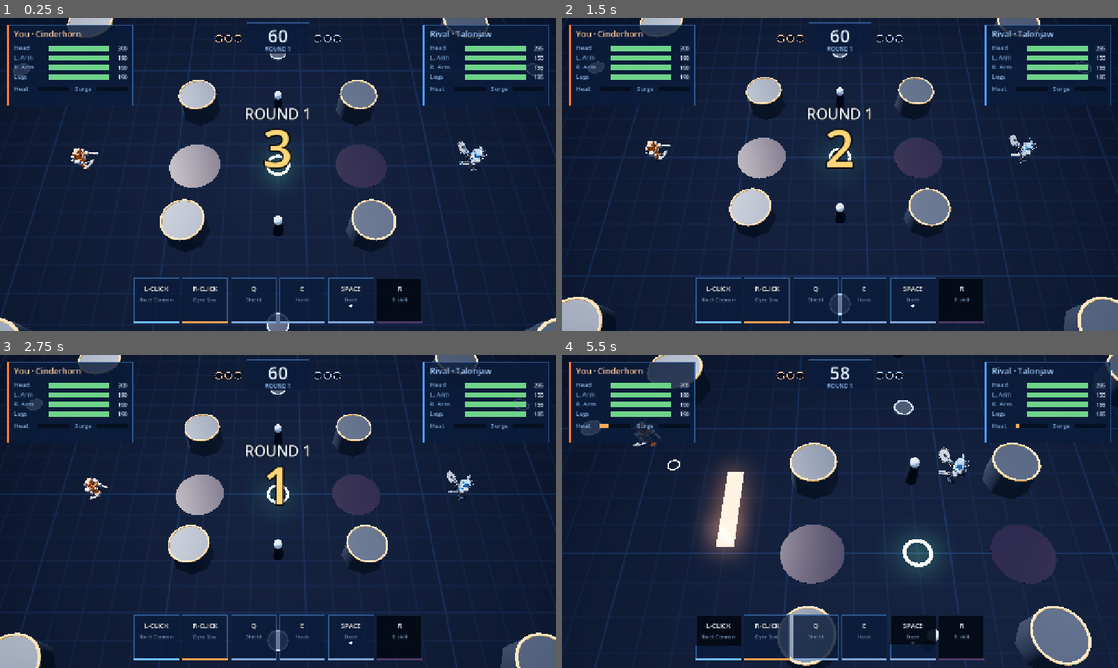
Above: before the commit, frames 1-4 (two rows, left to right).
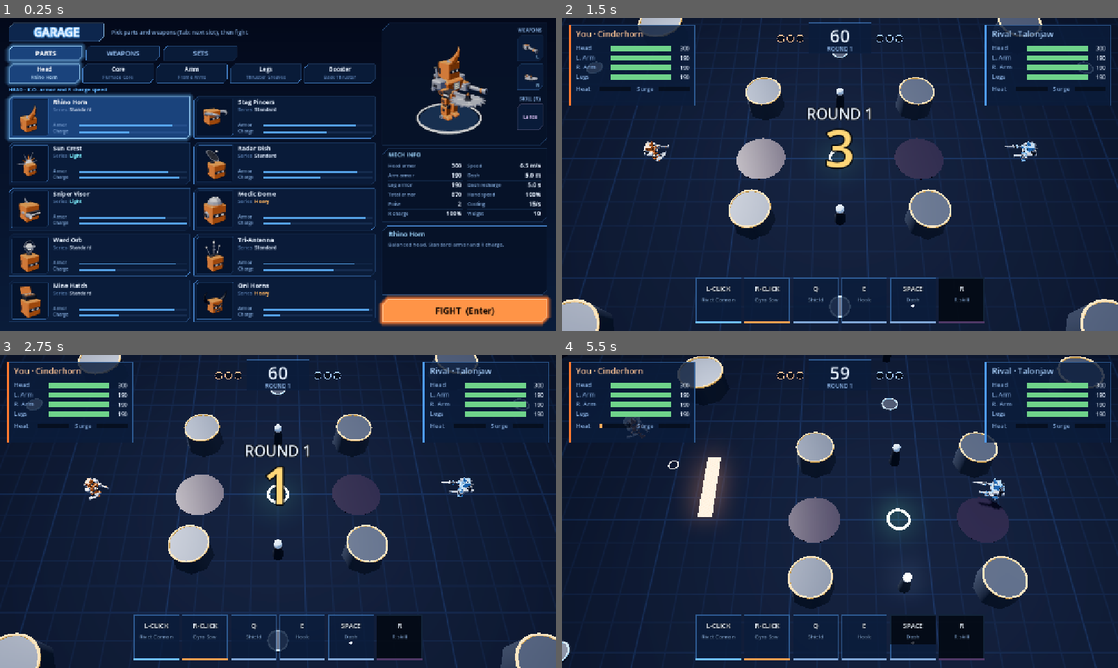
Above: after the commit, the same moments.

Repository: Vegm92/mech-duel
Game: Godot game, scene res://main.tscn
Same seed, same stepped clock (60 frames per second), same inputs: the game is played once before the commit and once after it.
Inputs (mouse positions are in pixels of both pictures, inside the frame that each line leads up to):
- Up to frame 1 (0.25 s): no input
- Up to frame 2 (1.5 s): click (1029, 309) at 0.5 s, where only the run after the commit has a clickable "FIGHT (Enter)"; tap Enter at 1.25, 1.35 s; move the mouse to (962, 158) at 1.27 s; hold D from 1.28 s (still down); click (962, 158) at 1.42 s
- Up to frame 3 (2.75 s): tap Space at 1.52, 2.27 s; tap Keypad Enter at 1.55, 2.1 s; move the mouse to (166, 527) at 2.02 s; release D at 2.03 s; hold S from 2.03 s (still down); click (166, 527) at 2.17 s; tap E at 2.3 s
- Up to frame 4 (5.5 s): move the mouse to (895, 442) at 2.77 s; release S at 2.78 s; hold D 2.78-3.53 s; tap E at 2.85, 4.55 s; click (895, 442) at 2.92 s; tap Enter at 3.05, 3.6, 5.3 s; move the mouse to (812, 574) at 3.52 s; hold W 3.53-4.28 s; click (812, 574) at 3.67 s; tap Space at 3.77, 4.52, 5.27 s; tap Keypad Enter at 3.8, 4.35 s; move the mouse to (1006, 558) at 4.27 s; hold A from 4.28 s (still down); click (1006, 558) at 4.42 s; move the mouse to (673, 464) at 5.02 s; tap Tab at 5.1 s; click (673, 464) at 5.17 s

The runs differ from the first frame. In frame 1, 39% of the frame differs, in the area x 0-100%, y 0-100%; in frame 2, 3.7%; in frame 3, 0.3%; in frame 4, 20%.

Commit message:
feat(godot): game opens on the garage and remembers your bot
Same flow as the JS game: the game starts in the garage, FIGHT saves
your bot to user://loadout.cfg and starts the match, Enter after the
match goes back to the garage. Esc now shows three buttons: Resume,
Restart match, Quit to garage (strings from i18n.js, en and es).
Look checks (--autopilot, --shot with --at) skip the garage, use the
default bot and never save.

Fixes a bounce found while building it: the Enter that leaves the
match no longer reaches the garage as FIGHT. New test plays the loop
(match over, Enter, FIGHT with a set, pause, Quit to garage) and fails
without that fix.

Story: Godot garage, step 3 of 4 (fight, back, save).
Evidence: production/qa/evidence/godot-pause-menu-2026-10-26.png,
production/qa/evidence/godot-match-over-2026-10-26.png

Co-Authored-By: Claude Opus 5.5 <noreply@anthropic.com>

Diff:
--- a/godot/src/hud.gd
+++ b/godot/src/hud.gd
@@ -2,6 +2,7 @@
 
 const Sim = preload("res://src/sim.gd")
 const Mech = preload("res://src/mech.gd")
+const Garage = preload("res://src/garage.gd")
 
 const PANEL := Color(0.04, 0.11, 0.23, 0.82)
 const EDGE := Color(0.31, 0.59, 0.9, 0.5)
@@ -12,12 +13,17 @@
 const PARTS := ["head", "larm", "rarm", "legs"]
 const SLOTS := [["left", "capLmb"], ["right", "capRmb"], ["shield", "capQ"], ["hook", "capE"], ["dash", "capSpace"], ["ult", "capR"]]
 
+signal resume
+signal restart
+signal quit
+
 var state: Dictionary
 var paused := false
 var canvas: Control
 var font: Font
 var top := {}
 var last := {}
+var menu: VBoxContainer
 
 
 func _ready() -> void:
@@ -27,9 +33,30 @@
 	canvas.mouse_filter = Control.MOUSE_FILTER_IGNORE
 	canvas.draw.connect(paint)
 	add_child(canvas)
+	menu = VBoxContainer.new()
+	menu.add_theme_constant_override("separation", 10)
+	menu.set_anchors_preset(Control.PRESET_CENTER)
+	menu.grow_horizontal = Control.GROW_DIRECTION_BOTH
+	menu.offset_top = -40
+	for row in [["mResume", resume], ["mRestart", restart], ["mGarage", quit]]:
+		var b := Button.new()
+		b.text = row[0]
+		b.custom_minimum_size = Vector2(280, 46)
+		b.focus_mode = Control.FOCUS_NONE
+		b.mouse_default_cursor_shape = Control.CURSOR_POINTING_HAND
+		b.add_theme_font_size_override("font_size", 18)
+		b.add_theme_stylebox_override("normal", Garage.plate(Garage.CARD, Garage.LINE, 1, 8))
+		for s in ["hover", "pressed", "hover_pressed"]:
+			b.add_theme_stylebox_override(s, Garage.plate(Garage.SEL, Garage.HI, 2, 8))
+		b.add_theme_stylebox_override("focus", StyleBoxEmpty.new())
+		b.pressed.connect(row[1].emit)
+		menu.add_child(b)
+	menu.visible = false
+	add_child(menu)
 
 
 func _process(_dt: float) -> void:
+	menu.visible = paused and visible
 	canvas.queue_redraw()
 
 
@@ -68,8 +95,8 @@
 	callouts(size)
 	if paused:
 		canvas.draw_rect(Rect2(Vector2.ZERO, size), Color(0, 0, 0, 0.5))
-		label(tr("mPaused"), Vector2(0, size.y * 0.45), 72, TEXT, HORIZONTAL_ALIGNMENT_CENTER, size.x, 10)
-		label(tr("pauseHint"), Vector2(0, size.y * 0.45 + 46), 22, DIM, HORIZONTAL_ALIGNMENT_CENTER, size.x, 6)
+		label(tr("mPaused"), Vector2(0, size.y * 0.3), 72, TEXT, HORIZONTAL_ALIGNMENT_CENTER, size.x, 10)
+		label(tr("pauseHint"), Vector2(0, size.y * 0.3 + 46), 22, DIM, HORIZONTAL_ALIGNMENT_CENTER, size.x, 6)
 
 
 func mech_panel(m: Dictionary, at: Vector2, title: String) -> void:
@@ -194,7 +221,7 @@
 		"over":
 			var won: bool = state.score[0] > state.score[1]
 			label(tr("victory") if won else tr("defeat"), Vector2(0, cy + 30), 120, Mech.TEAM_LIGHT[0] if won else Mech.TEAM_LIGHT[1], HORIZONTAL_ALIGNMENT_CENTER, w, 14)
-			label(tr("again"), Vector2(0, cy + 84), 26, TEXT, HORIZONTAL_ALIGNMENT_CENTER, w, 8)
+			label(tr("rematch"), Vector2(0, cy + 84), 26, TEXT, HORIZONTAL_ALIGNMENT_CENTER, w, 8)
 		"fight":
 			var go = has_fx("fight")
 			if go != null:
--- a/godot/src/i18n.gd
+++ b/godot/src/i18n.gd
@@ -23,7 +23,10 @@
 		"draw": "Draw",
 		"victory": "VICTORY",
 		"defeat": "DEFEAT",
-		"again": "Press Enter to fight again",
+		"rematch": "Press Enter to go back to the garage",
+		"mResume": "Resume",
+		"mRestart": "Restart match",
+		"mGarage": "Quit to garage",
 		"mPaused": "PAUSED",
 		"pauseHint": "Esc to resume · L language",
 		"closing": "SUDDEN DEATH",
@@ -334,7 +337,10 @@
 		"draw": "Empate",
 		"victory": "VICTORIA",
 		"defeat": "DERROTA",
-		"again": "Pulsa Enter para volver a pelear",
+		"rematch": "Pulsa Enter para volver al taller",
+		"mResume": "Seguir",
+		"mRestart": "Reiniciar combate",
+		"mGarage": "Salir al taller",
 		"mPaused": "PAUSA",
 		"pauseHint": "Esc para seguir · L idioma",
 		"closing": "MUERTE SÚBITA",
--- a/godot/src/main.gd
+++ b/godot/src/main.gd
@@ -9,6 +9,7 @@
 const Garage = preload("res://src/garage.gd")
 
 const PITCH := deg_to_rad(60.0)
+const SAVE := "user://loadout.cfg"
 const CAMS := [[], [0.6, 0.3, 5.0, true], [PI / 2, 0.12, 5.0, true], [PI + 0.6, 0.4, 5.0, true], [PI / 2, PITCH, 6.0, false]]
 
 var state: Dictionary
@@ -98,7 +99,10 @@
 	garage = Garage.new()
 	add_child(garage)
 	garage.fight.connect(start)
-	if garage_arg >= 0:
+	hud.resume.connect(resume)
+	hud.restart.connect(new_match)
+	hud.quit.connect(to_garage)
+	if garage_arg >= 0 or not (autopilot or shot_at >= 0):
 		to_garage()
 	else:
 		garage.visible = false
@@ -106,7 +110,8 @@
 
 
 func flag_loadout() -> Dictionary:
-	var mine: Dictionary = Sim.SETS.get(set_arg, Sim.DEFAULT_LOADOUT).duplicate()
+	var base := Sim.DEFAULT_LOADOUT if autopilot or shot_path != "" else saved_loadout()
+	var mine: Dictionary = Sim.SETS.get(set_arg, base).duplicate()
 	if hands_arg.size() == 2:
 		mine.left = hands_arg[0]
 		mine.right = hands_arg[1]
@@ -123,6 +128,23 @@
 	return mine
 
 
+func saved_loadout() -> Dictionary:
+	var cfg := ConfigFile.new()
+	cfg.load(SAVE)
+	return Sim.normalize(cfg.get_value("garage", "loadout", {}))
+
+
+func save_loadout() -> void:
+	var cfg := ConfigFile.new()
+	cfg.set_value("garage", "loadout", loadout)
+	cfg.save(SAVE)
+
+
+func resume() -> void:
+	paused = false
+	tapped.clear()
+
+
 func to_garage() -> void:
 	paused = false
 	Input.set_default_cursor_shape(Input.CURSOR_ARROW)
@@ -140,6 +162,8 @@
 
 func start(lo: Dictionary) -> void:
 	loadout = lo
+	if not autopilot and shot_path == "":
+		save_loadout()
 	Input.set_default_cursor_shape(Input.CURSOR_CROSS)
 	garage.visible = false
 	view.visible = true
@@ -148,6 +172,8 @@
 
 
 func new_match() -> void:
+	paused = false
+	tapped.clear()
 	var s := seed_arg if seed_arg >= 0 else int(Time.get_unix_time_from_system() * 1000.0) & 0x7fffffff
 	var rival: Dictionary = Sim.SETS.values()[s % Sim.SETS.size()].duplicate()
 	state = Sim.create_state([loadout.duplicate(), rival])
@@ -210,7 +236,8 @@
 				paused = not paused
 			KEY_ENTER, KEY_KP_ENTER:
 				if state.phase == "over":
-					new_match()
+					to_garage()
+					get_viewport().set_input_as_handled()
 			KEY_L:
 				I18n.toggle()
 			KEY_F:
--- a/godot/tests/garage_parts_test.gd
+++ b/godot/tests/garage_parts_test.gd
@@ -11,6 +11,7 @@
 func _initialize() -> void:
 	await run("every_part_builds_alone_with_a_model", test_every_part_builds_alone_with_a_model)
 	await run("garage_previews_on_hover_and_equips_on_click", test_garage_previews_on_hover_and_equips_on_click)
+	await run("match_flow_comes_back_to_the_garage", test_match_flow_comes_back_to_the_garage)
 	print("FAILED" if failed else "ALL PASSED")
 	quit(1 if failed else 0)
 
@@ -109,6 +110,33 @@
 	return int(bad > 0)
 
 
+func test_match_flow_comes_back_to_the_garage() -> int:
+	var m = load("res://main.tscn").instantiate()
+	m.autopilot = true
+	root.add_child(m)
+	await process_frame
+	var bad := ensure(not m.garage.visible, "autopilot starts in a match")
+	m.state.phase = "over"
+	var enter := InputEventKey.new()
+	enter.physical_keycode = KEY_ENTER
+	enter.pressed = true
+	root.push_input(enter)
+	await process_frame
+	bad += ensure(m.garage.visible, "Enter after the match opens the garage and stays there")
+	m.garage.equip({"set": "tank"})
+	m.garage.go()
+	await physics_frame
+	bad += ensure(not m.garage.visible and m.state.mechs[0].loadout == Sim.SETS.tank, "FIGHT starts a match with the built bot")
+	m.paused = true
+	await process_frame
+	await process_frame
+	var quit: Button = m.hud.menu.get_child(2)
+	await mouse(quit.get_global_rect().get_center(), true)
+	bad += ensure(m.garage.visible and m.garage.loadout == Sim.SETS.tank, "Quit to garage keeps your bot")
+	m.queue_free()
+	return int(bad > 0)
+
+
 func ensure(cond: bool, what: String) -> int:
 	if not cond:
 		print("  condition false: " + what)
Not shown, changed: CLAUDE.md
